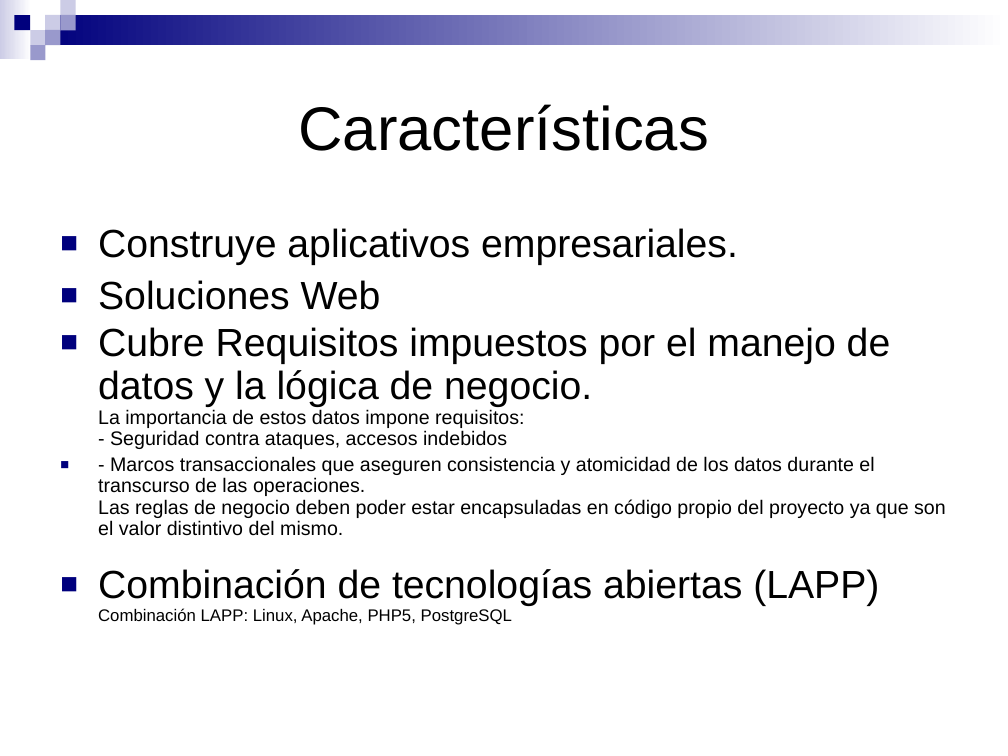
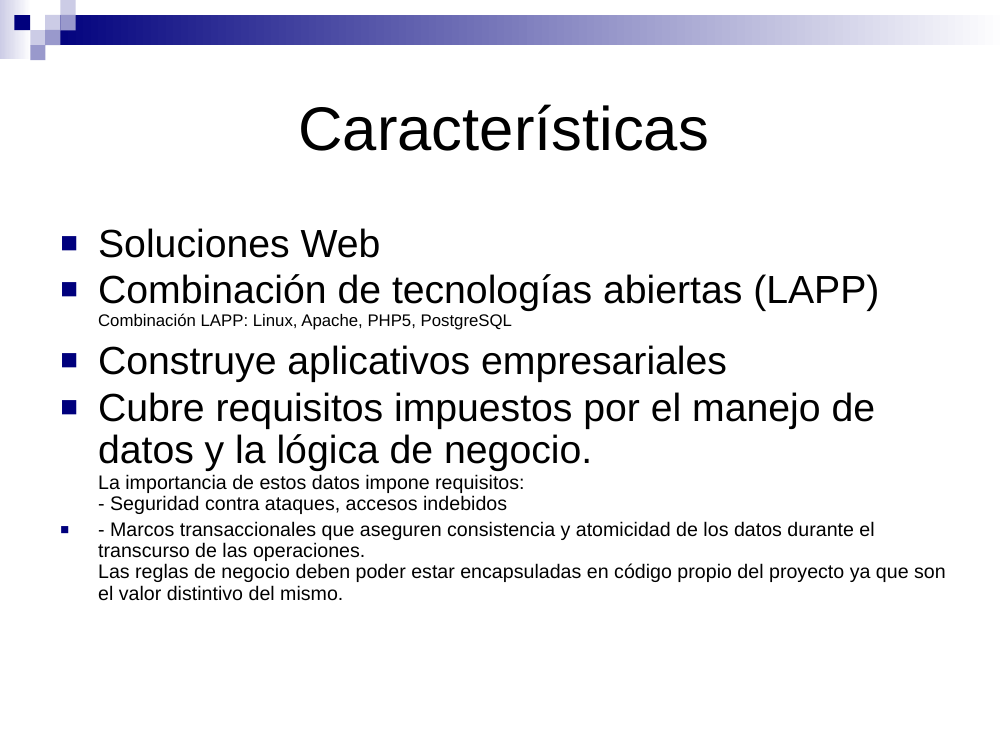
Before and after one commit to SIU-Toba/framework, a slide deck: slide 4 of doc/presentacion/Jornadas JAIIO.ppt. Drawn at 1008x756 pixels with LibreOffice and Linux fonts; fonts in the diff are those of the drawing. Boxes give left, top, right and bottom in pixels: in the first picture for what was removed or moved away, otherwise in the second. Text is boxed around its words. In the diff, an @@ line names an element or a change of style, - is before the commit and + after.

```diff
--- a/doc/presentacion/Jornadas JAIIO.ppt
+++ b/doc/presentacion/Jornadas JAIIO.ppt
@@ text at (98,228,738,265): paragraph removed @@
-■ Construye aplicativos empresariales.
@@ text at (98,274,879,514): text changed; size 14 to 28 pt @@
-■ Cubre Requisitos impuestos por el manejo de datos y la lógica de negocio.
-  La importancia de estos datos impone requisitos:
-  - Seguridad contra ataques, accesos indebidos
+■ Combinación de tecnologías abiertas (LAPP)
+  Combinación LAPP: Linux, Apache, PHP5, PostgreSQL
+■ Construye aplicativos empresariales
+■ Cubre requisitos impuestos por el manejo de datos y la lógica de negocio.
+  La importancia de estos datos impone requisitos:
+  - Seguridad contra ataques, accesos indebidos
@@ text at (98,569,879,625): paragraph removed @@
-■ Combinación de tecnologías abiertas (LAPP)
-  Combinación LAPP: Linux, Apache, PHP5, PostgreSQL
```
Also in this commit, not shown: 4 other slides changed, 8 other files.
